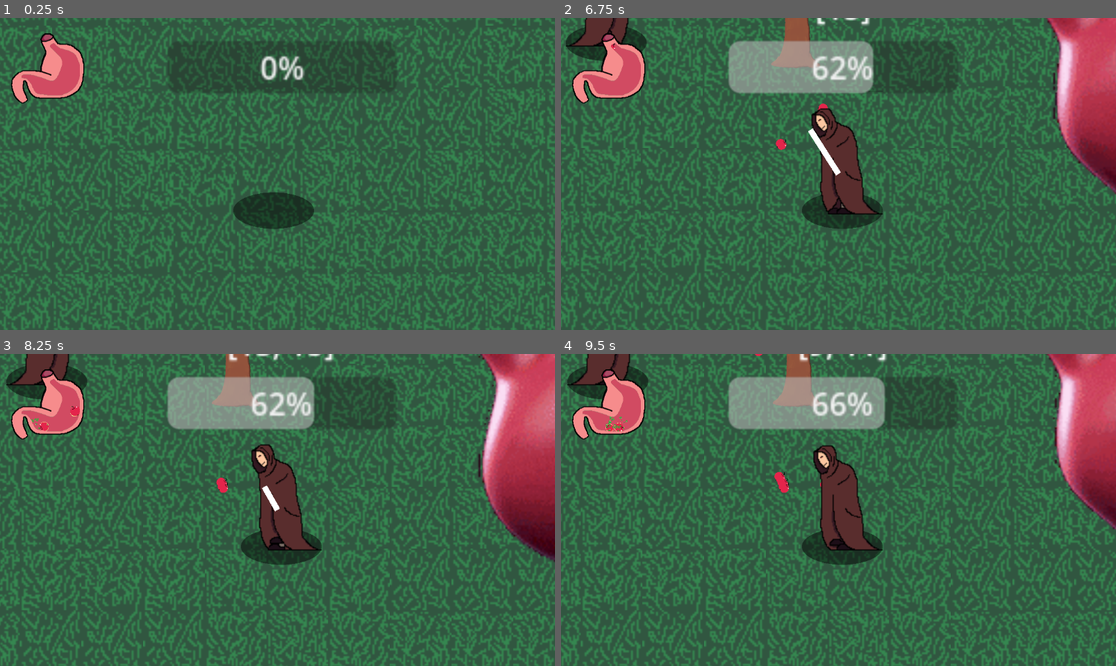
Above: before the commit, frames 1-4 (two rows, left to right).
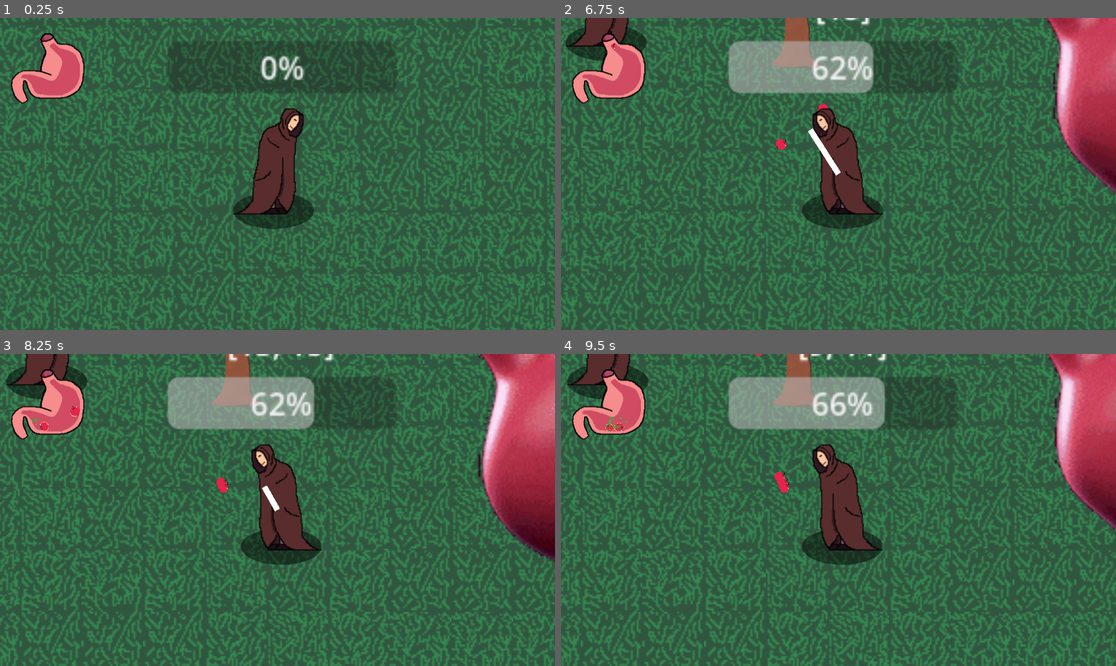
Above: after the commit, the same moments.

Repository: rundoom/Upraiser
Game: Godot game, scene res://world/mass_test.tscn
Two runs of this game, one before a commit and one after it. Both use one fixed random seed, a clock stepped at 60 frames per second and the inputs below.
Inputs (mouse positions are in pixels of both pictures, inside the frame that each line leads up to):
- Up to frame 1 (0.25 s): no input
- Up to frame 2 (6.75 s): move the mouse to (838, 174) at 0.52 s; press the mouse at (838, 174) at 0.53 s; tap Enter at 1.25, 2.75 s; move the mouse to (727, 189) at 1.27 s; release the mouse at (727, 189) at 1.28 s; click (727, 189) at 1.35 s; tap Space at 2 s; move the mouse to (894, 105) at 2.02 s; press the mouse at (894, 105) at 2.03 s; move the mouse to (810, 236) at 2.77 s; release the mouse at (810, 236) at 2.78 s; click (810, 236) at 2.85 s; move the mouse to (1005, 220) at 3.52 s; press the mouse at (1005, 220) at 3.53 s; move the mouse to (672, 127) at 4.27 s; release the mouse at (672, 127) at 4.28 s; click (672, 127) at 4.35 s; move the mouse to (866, 174) at 5.02 s; press the mouse at (866, 174) at 5.03 s; move the mouse to (755, 96) at 5.77 s; release the mouse at (755, 96) at 5.78 s; click (755, 96) at 5.85 s; move the mouse to (960, 158) at 6.52 s; press the mouse at (960, 158) at 6.53 s
- Up to frame 3 (8.25 s): move the mouse to (166, 525) at 7.27 s; release the mouse at (166, 525) at 7.28 s; click (166, 525) at 7.35 s; move the mouse to (333, 441) at 8.02 s; press the mouse at (333, 441) at 8.03 s
- Up to frame 4 (9.5 s): move the mouse to (810, 572) at 8.77 s; release the mouse at (810, 572) at 8.78 s; click (810, 572) at 8.85 s

The runs differ from the first frame. In frame 1, 2.3% of the frame differs, in the area x 42-57%, y 28-64%; in frame 2, 0.2%; in frame 3, less than 0.1%; in frame 4, 0.3%.
Error after the commit: Attempt to call function 'get_custom_data' in base 'null instance' on a null instance. (res://world/world.gd:36)

Commit message:
Grass grow

Diff:
--- a/creature/grass_test.tscn
+++ b/creature/grass_test.tscn
@@ -6,7 +6,6 @@
 
 [node name="WorldBase" instance=ExtResource("1_mtl36")]
 layer_1/tile_data = PackedInt32Array(131091, 3, 131072)
-layer_2/tile_data = PackedInt32Array(720901, 196612, 1, 917511, 196612, 0, 1048589, 196612, 0, 1114118, 196612, 0, 1179659, 196612, 0, 983050, 196612, 0, 917517, 196612, 0, 131086, 196612, 0, 196626, 196612, 0, 262164, 196612, 0, 327700, 196612, 0, 327699, 196612, 0, 393230, 196612, 0, 458767, 196612, 0, 458768, 196612, 0, 458769, 196612, 0, 524310, 196612, 0, 917530, 196612, 1, 917533, 196612, 1, 983069, 196612, 1, 1048605, 196612, 1, 1048604, 196612, 1, 1114137, 196612, 1, 1114136, 196612, 1, 1114135, 196612, 1, 1114134, 196612, 1, 1114132, 196612, 1, 1048595, 196612, 1, 851983, 196612, 1, 720911, 196612, 1, 655375, 196612, 1, 524292, 196612, 1, 524291, 196612, 1, 458755, 196612, 1, 458754, 196612, 1, 458753, 196612, 1, 655364, 196612, 1, 786437, 196612, 1, 458760, 196612, 1)
 
 [node name="Rabbit" parent="." index="3" instance=ExtResource("3_nh7pq")]
 position = Vector2(356.283, 326.896)
--- a/creature/npc/alfred.tscn
+++ b/creature/npc/alfred.tscn
@@ -1,8 +1,16 @@
-[gd_scene load_steps=10 format=3 uid="uid://qwv6cnpiias4"]
+[gd_scene load_steps=12 format=3 uid="uid://qwv6cnpiias4"]
 
 [ext_resource type="PackedScene" uid="uid://cqwsdxnbwchf4" path="res://creature/npc/npc.tscn" id="1_bx3n4"]
 [ext_resource type="Texture2D" uid="uid://bl4484ckow3cc" path="res://creature/npc/альфред.png" id="2_2w7ge"]
 [ext_resource type="Texture2D" uid="uid://xkmthc0r841w" path="res://creature/npc/14.png" id="2_a8xcf"]
+
+[sub_resource type="AtlasTexture" id="AtlasTexture_dsok5"]
+atlas = ExtResource("2_2w7ge")
+region = Rect2(0, 0, 128, 128)
+
+[sub_resource type="AtlasTexture" id="AtlasTexture_4mjp1"]
+atlas = ExtResource("2_2w7ge")
+region = Rect2(0, 0, 128, 128)
 
 [sub_resource type="AtlasTexture" id="AtlasTexture_p2cbu"]
 atlas = ExtResource("2_2w7ge")
@@ -26,12 +34,18 @@
 
 [sub_resource type="SpriteFrames" id="SpriteFrames_03oe2"]
 animations = [{
-"frames": [],
+"frames": [{
+"duration": 1.0,
+"texture": SubResource("AtlasTexture_dsok5")
+}],
 "loop": true,
 "name": &"eat",
 "speed": 5.0
 }, {
-"frames": [],
+"frames": [{
+"duration": 1.0,
+"texture": SubResource("AtlasTexture_4mjp1")
+}],
 "loop": true,
 "name": &"idle",
 "speed": 5.0
@@ -70,7 +84,7 @@
 position = Vector2(9, -11)
 scale = Vector2(0.5, 0.5)
 sprite_frames = SubResource("SpriteFrames_03oe2")
-animation = &"eat"
+animation = &"run"
 
 [node name="ProgressBar" parent="." index="3"]
 offset_left = -57.0
--- a/world/world.gd
+++ b/world/world.gd
@@ -6,6 +6,7 @@
 var astar := AStar2D.new()
 var cells_map := {}
 var materialized_scenes := {}
+var ground_cells : Array[Vector2i] = []
 
 
 class TileType:
@@ -22,6 +23,17 @@
 		if current_atlas.x == 0 or randf() > 1: continue
 		set_cell(2, plant, 4, Vector2i(current_atlas.x - 1, current_atlas.y))
 
+	if ground_cells.is_empty():
+		ground_cells = get_used_cells(0).filter(filter_ground)
+	else:
+		var rnd_idx = randi_range(0, ground_cells.size())
+		var popped = ground_cells.pop_at(rnd_idx)
+		set_cell(2, popped, 4, Vector2i(3, randi_range(0, 1)))
+
+
+func filter_ground(it: Vector2i) -> bool:
+	var tile_data = get_cell_tile_data(0, it)
+	return tile_data.get_custom_data("is_ground") == true
 
 func create_pathfinding_points() -> void:
 	astar.clear()
--- a/world/world.tscn
+++ b/world/world.tscn
@@ -16,24 +16,28 @@
 0:0/0/physics_layer_0/polygon_0/points = PackedVector2Array(-15.5, -15.5, 15.5, -15.5, 15.5, 15.5, -15.5, 15.5)
 0:0/0/physics_layer_1/linear_velocity = Vector2(0, 0)
 0:0/0/physics_layer_1/angular_velocity = 0.0
+0:0/0/custom_data_1 = true
 1:0/0 = 0
 1:0/0/physics_layer_0/linear_velocity = Vector2(0, 0)
 1:0/0/physics_layer_0/angular_velocity = 0.0
 1:0/0/physics_layer_0/polygon_0/points = PackedVector2Array(-15.5, -15.5, 15.5, -15.5, 15.5, 15.5, -15.5, 15.5)
 1:0/0/physics_layer_1/linear_velocity = Vector2(0, 0)
 1:0/0/physics_layer_1/angular_velocity = 0.0
+1:0/0/custom_data_1 = true
 1:1/0 = 0
 1:1/0/physics_layer_0/linear_velocity = Vector2(0, 0)
 1:1/0/physics_layer_0/angular_velocity = 0.0
 1:1/0/physics_layer_0/polygon_0/points = PackedVector2Array(-15.5, -15.5, 15.5, -15.5, 15.5, 15.5, -15.5, 15.5)
 1:1/0/physics_layer_1/linear_velocity = Vector2(0, 0)
 1:1/0/physics_layer_1/angular_velocity = 0.0
+1:1/0/custom_data_1 = true
 0:1/0 = 0
 0:1/0/physics_layer_0/linear_velocity = Vector2(0, 0)
 0:1/0/physics_layer_0/angular_velocity = 0.0
 0:1/0/physics_layer_0/polygon_0/points = PackedVector2Array(-15.5, -15.5, 15.5, -15.5, 15.5, 15.5, -15.5, 15.5)
 0:1/0/physics_layer_1/linear_velocity = Vector2(0, 0)
 0:1/0/physics_layer_1/angular_velocity = 0.0
+0:1/0/custom_data_1 = true
 
 [sub_resource type="TileSetScenesCollectionSource" id="TileSetScenesCollectionSource_660a0"]
 resource_name = "Statics"
@@ -139,6 +143,8 @@
 physics_layer_1/collision_mask = 0
 custom_data_layer_0/name = "scene_represent"
 custom_data_layer_0/type = 4
+custom_data_layer_1/name = "is_ground"
+custom_data_layer_1/type = 1
 sources/2 = SubResource("TileSetAtlasSource_bs3kg")
 sources/3 = SubResource("TileSetScenesCollectionSource_660a0")
 sources/4 = SubResource("TileSetAtlasSource_q56jb")
